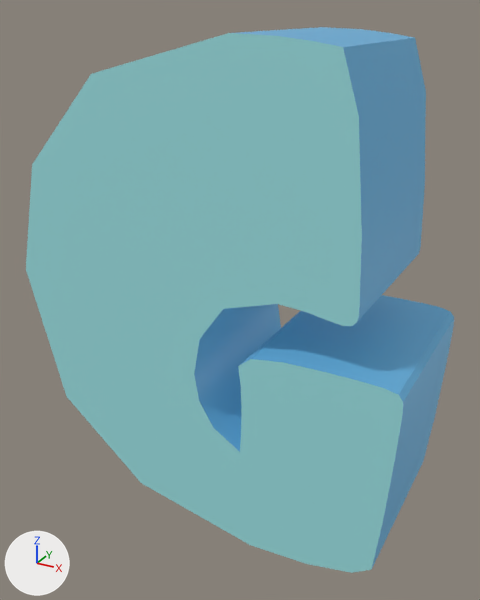
Renders of the glTF model scene/models/alphaNum/g.glb from each side of a commit.
Both versions are drawn from a camera (50 mm lens) standing at (0.302, -0.546, 0.482) and looking at (0.004, -0.005, 0.211). Lighting does not change. The marker at lower left points along +X, +Y and +Z. Objects named as collision shapes, trigger or cutter boxes, shadow casters or lower levels of detail are left out. Where no turn or scale is listed for an object, it has been applied to the vertices.

Script lines for the objects in view, before the commit:
```python
mat_dark = principled_material('Dark')
mat_dark.base_color = (0.101, 0.338, 0.562)  # blue #599dc6
mat_dark.emission_color = (0.02, 0.0673, 0.113)  # dark blue #27495e
mat_dark.emission_strength = 1.0
mat_light = principled_material('Light')
mat_light.base_color = (0.251, 0.566, 0.581)  # cyan #89c6c8
mat_light.emission_color = (0.05, 0.113, 0.115)  # dark cyan #3f5e5f
mat_light.emission_strength = 1.0
me_text_045 = bpy.data.meshes.new('Text.045')
me_text_045.from_pydata(...)  # 90 vertices, 176 faces; spans x -0.201..0.199, y -0.09..0.09, z -0.013..0.466
# faces by material slot: [90, 86]
me_text_045.materials.append(mat_dark)  # blue #599dc6
me_text_045.materials.append(mat_light)  # cyan #89c6c8
ob_g = bpy.data.objects.new('g', me_text_045)
ob_g.location = (0.0, 0.0, 0.0)
```
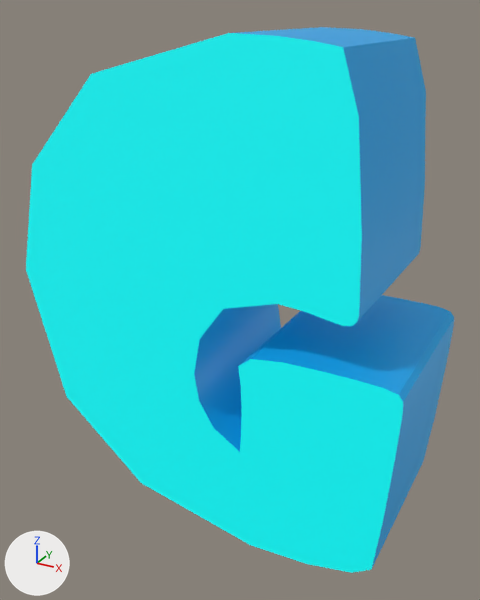
Changed parts and their boxes (x1, y1, x2, y2) in the pictures (480 x 600 px):
```json
{"object": "g", "change": "recoloured", "before": [26, 27, 454, 573], "after": [26, 27, 454, 573]}
```

Scene script edits in JSON lines:
```json
{"op": "set", "path": "mat_light.base_color", "old": "(0.251, 0.566, 0.581)", "new": "(0.0, 1.0, 1.0)", "note": "cyan #89c6c9 -> cyan #00ffff"}
{"op": "set", "path": "mat_light.emission_color", "old": "(0.05, 0.113, 0.115)", "new": "(0.0, 0.2, 0.2)", "note": "dark cyan #3f5e5f -> dark cyan #007c7c"}
{"op": "set", "path": "mat_dark.base_color", "old": "(0.101, 0.338, 0.562)", "new": "(0.0, 0.296, 0.651)", "note": "blue #599dc6 -> cyan #0094d3"}
{"op": "set", "path": "mat_dark.emission_color", "old": "(0.02, 0.0673, 0.113)", "new": "(0.0, 0.0592, 0.13)", "note": "dark blue #27495e -> dark blue #004565"}
```
